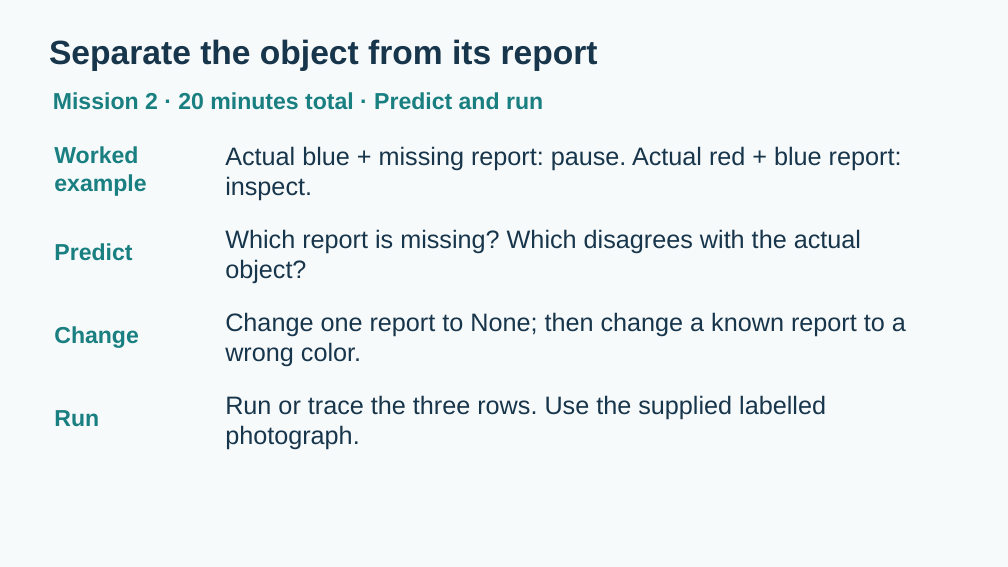
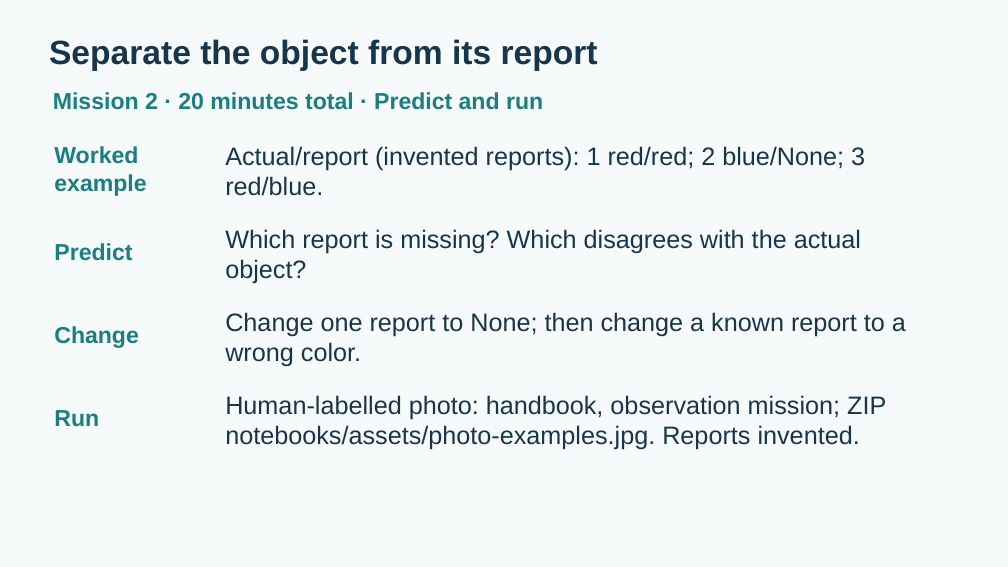
Before and after one commit to mul-cps/teaching-exciting-science-2026, a slide deck: slide 11 of docs/workshop-slides.pptx. Drawn at 1008x567 pixels with LibreOffice and Linux fonts; fonts in the diff are those of the drawing. Boxes give left, top, right and bottom in pixels: in the first picture for what was removed or moved away, otherwise in the second. Text is boxed around its words. In the diff, an @@ line names an element or a change of style, - is before the commit and + after.

Commit message:
fix(workshop): align beginner instructions and generated materials
Match the Blockly/Python starter, introduce teaching vocabulary before use and provide actual paper observation inputs. Preserve document images while projecting plain browser text and restore a real slide prediction prompt. Regenerated materials pass independent scoped review, 65 focused tests, three fresh notebooks, manifest/ZIP and changed-render checks. Durable evidence SHA256: 198c3720b34a45ec8260f6c39bac3786cbaf9d9c79a26f7295df44b4e8cfabf9. Physical rehearsal and main release remain open.

```diff
--- a/docs/workshop-slides.pptx
+++ b/docs/workshop-slides.pptx
@@ text at [225, 146, 865, 196]: text changed @@
-Actual blue + missing report: pause. Actual red + blue report: inspect.
+Actual/report (invented reports): 1 red/red; 2 blue/None; 3 red/blue.
@@ text at [225, 395, 886, 450]: text changed @@
-Run or trace the three rows. Use the supplied labelled photograph.
+Human-labelled photo: handbook, observation mission; ZIP notebooks/assets/photo-examples.jpg. Reports invented.
```
Also in this commit, not shown: 4 other slides changed, 26 other files.
